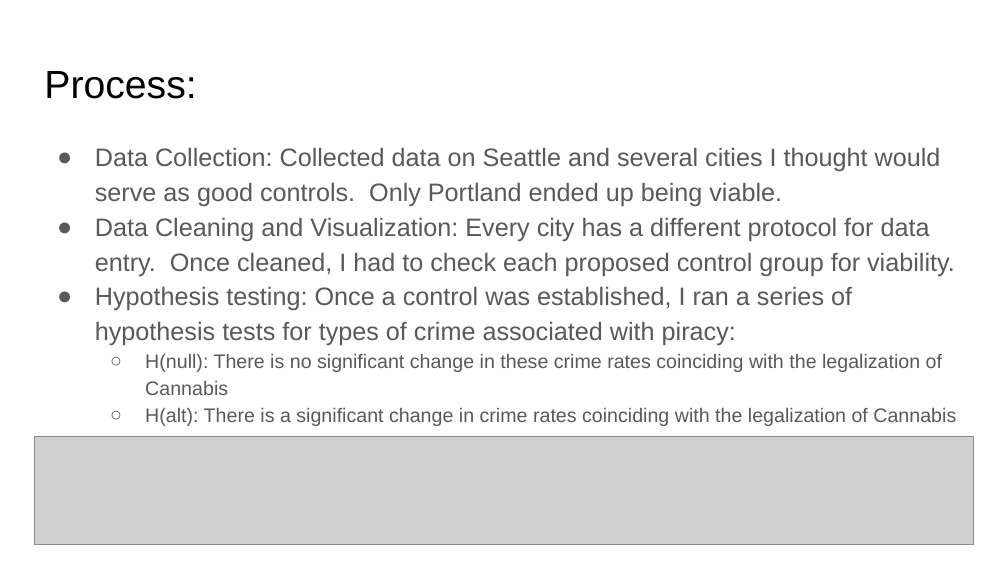
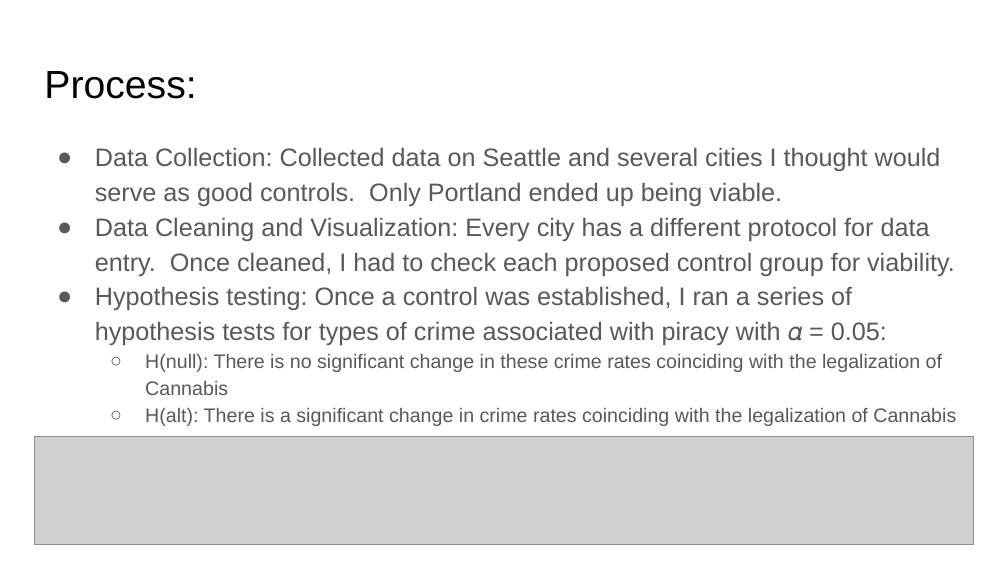
Before and after one commit to WhimsicalNose03/Cannabis-Cash-Crop-or-Crime-Boom-, a slide deck: slide 3 of Cannabis_ Cash Crop or Crime Boom_.pptx. Drawn at 1008x567 pixels with LibreOffice and Linux fonts; fonts in the diff are those of the drawing; grey boxes stand for pictures. Boxes give left, top, right and bottom in pixels: in the first picture for what was removed or moved away, otherwise in the second. Text is boxed around its words. In the diff, an @@ line names an element or a change of style, - is before the commit and + after.

```diff
--- a/Cannabis_ Cash Crop or Crime Boom_.pptx
+++ b/Cannabis_ Cash Crop or Crime Boom_.pptx
@@ text at box(95, 286, 887, 345): text changed @@
-● Hypothesis testing: Once a control was established, I ran a series of hypothesis tests for types of crime associated with piracy:
+● Hypothesis testing: Once a control was established, I ran a series of hypothesis tests for types of crime associated with piracy with 𝛼 = 0.05:
```
Also in this commit, not shown: 2 other slides changed.
